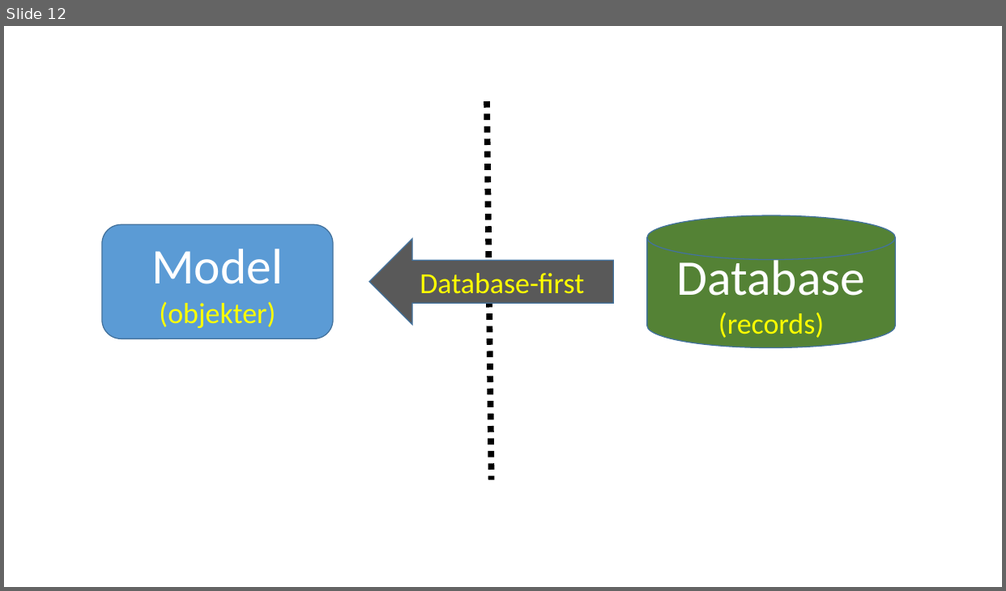
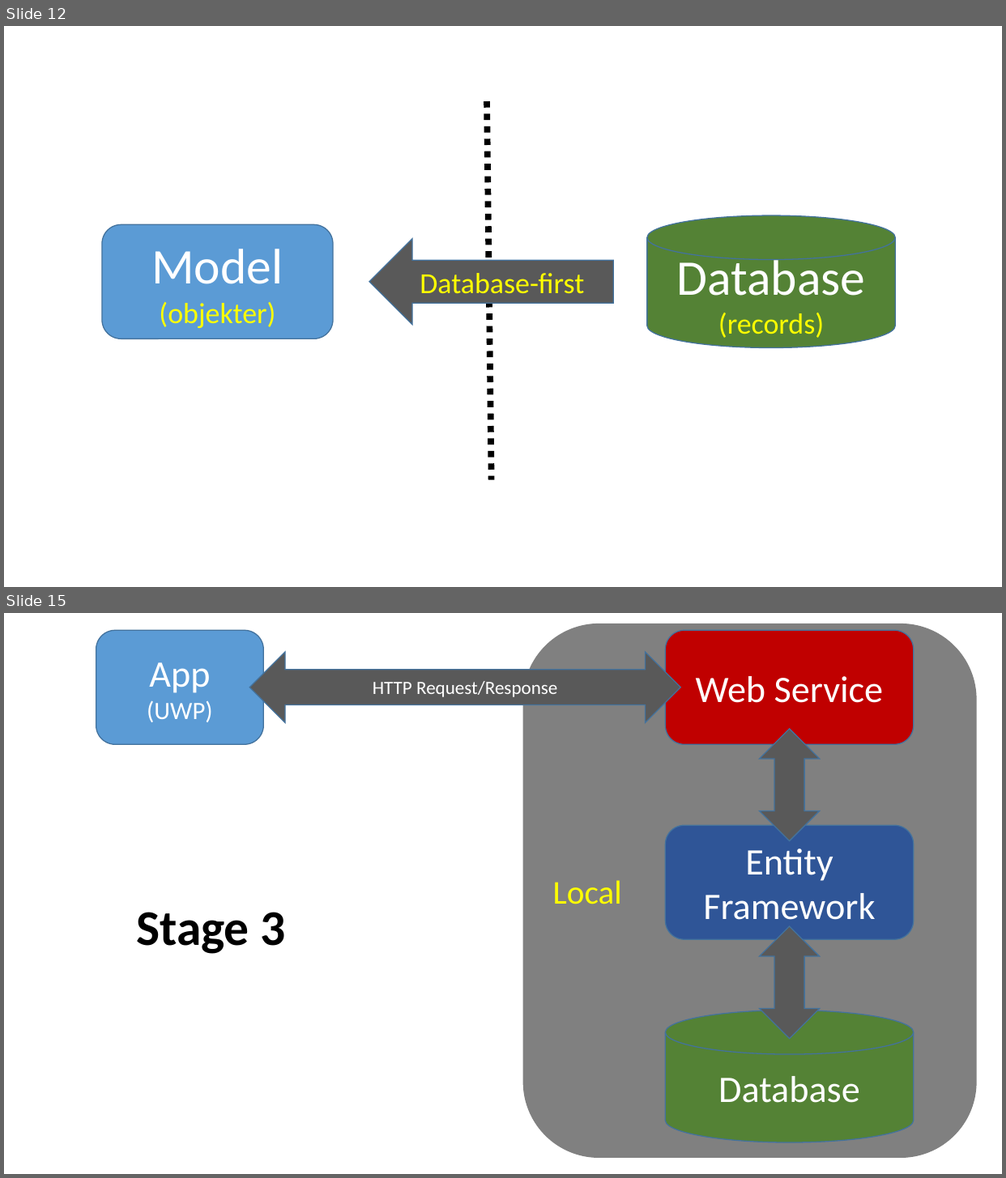
Before and after one commit to perl-easj/Teaching-materials, a slide deck: CSharpProgramming/Presentations/Persistency.pptx. Shown one above the other, each under a label of ours: slide 12 before the commit, slides 12 and 15 after it; the slides between them are not shown. The pictures are 1006x591 and 1006x1178 pixels, drawn with LibreOffice and Linux fonts; fonts in the diff are those of the drawing. Boxes give left, top, right and bottom in pixels: in the first picture for what was removed or moved away, otherwise in the second. Text is boxed around its words. In the diff, an @@ line names an element or a change of style, - is before the commit and + after.

```diff
--- a/CSharpProgramming/Presentations/Persistency.pptx
+++ b/CSharpProgramming/Presentations/Persistency.pptx
@@ slide 15 added at (4, 613, 1002, 1174), background #FFFFFF @@
@@ rounded rectangle added at (96, 630, 264, 745), fill #5B9BD5, outline #43739E 1 pt, 24 pt, text #FFFFFF @@
+App
+(UWP)
@@ rounded rectangle added at (523, 624, 977, 1158), fill #808080, outline #808080 1 pt, 32 pt, text #FFFF00 @@
+Local
@@ rounded rectangle added at (666, 630, 914, 745), fill #C00000, outline #43739E 1 pt, 36 pt, text #FFFFFF @@
+Web Service
@@ left right arrow added at (249, 652, 681, 723), fill #595959, outline #43739E 1 pt, 18 pt, text #FFFFFF @@
+HTTP Request/Response
@@ up down arrow added at (760, 729, 819, 841), fill #595959, outline #43739E 1 pt @@
@@ rounded rectangle added at (666, 825, 914, 940), fill #2F5597, outline #43739E 1 pt, 36 pt, text #FFFFFF @@
+Entity Framework
@@ text added at (136, 912, 286, 954), 48 pt, text #000000, bold @@
+Stage 3
@@ up down arrow added at (760, 926, 819, 1039), fill #595959, outline #43739E 1 pt @@
@@ cylinder added at (666, 1011, 914, 1143), fill #548235, outline #43739E 1 pt, 36 pt, text #FFFFFF @@
+Database
```
Also in this commit, not shown: 3 other slides added, 1 slide removed, 2 other files.
